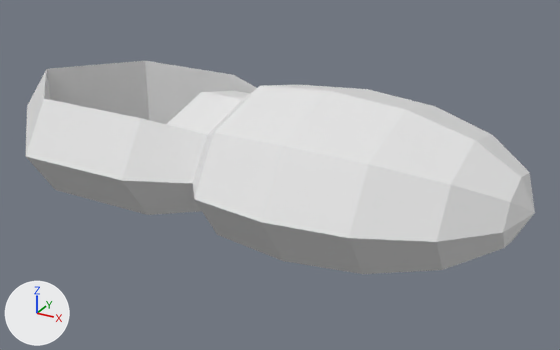
The FBX model Content/Assets/Models/NormalHandle.fbx as it was, and as the next commit left it.
Rendered twice from a 50 mm lens placed at (0.0329, -0.1767, 0.0835), pointed at (-0.066, 0.0032, -0.0064). The axes (+X, +Y, +Z) are drawn at lower left. The lights are the same throughout. Where no turn or scale is listed for an object, it has been applied to the vertices.
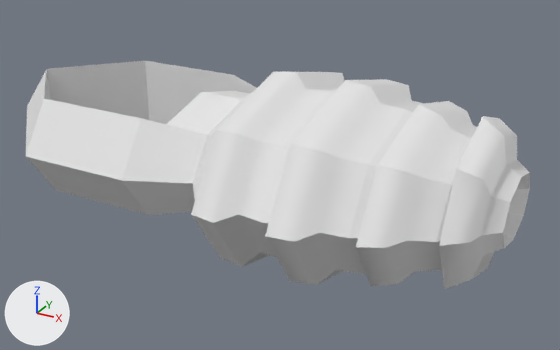
Diff of the bpy script that builds the scene:
```diff
--- a/Content/Assets/Models/NormalHandle.fbx.py
+++ b/Content/Assets/Models/NormalHandle.fbx.py
@@ mat_handle @@
+mat_handle = principled_material('Handle')
+mat_handle.base_color = (0.8, 0.8, 0.8)  # white #e7e7e7
+mat_handle.roughness = 0.553
@@ mat_base @@
+mat_base = principled_material('Base')
+mat_base.base_color = (0.8, 0.8, 0.8)  # white #e7e7e7
+mat_base.roughness = 0.553
@@ me_sphere_001 @@
 # used by ob_sphere; location = (-0.0494, 0.0, 0.0)
-me_sphere_001.from_pydata(...)  # 70 vertices, 74 faces; spans x -0.112..0.055, y -0.036..0.036, z -0.022..0.022
+me_sphere_001.from_pydata(...)  # 198 vertices, 202 faces; spans x -0.112..0.051, y -0.042..0.042, z -0.026..0.026
+# me_sphere_001 part 1
+# 32 faces are deleted
+# 1 vertex moves from x 0.055, y 0.0, z 0.0 to x 0.033, y 0.0, z 0.0
+# 104 vertices are added at x -0.017..0.047, y -0.042..0.036, z -0.026..0.026
+# 8 new vertices lie (0.007, 0.0, 0.0) away from vertices in x -0.021..0.0, y -0.024..0.024, z -0.022..0.022
+# 8 new vertices lie (-0.007, 0.0, 0.0) away from vertices in x 0.0..0.021, y -0.024..0.024, z -0.022..0.022
+# 8 new vertices lie (0.0, 0.012, 0.018) away from vertices in x -0.017..0.011, y -0.042..0.03, z -0.018..0.0
+# 160 new faces join them, mat_base (white #e7e7e7)
+# me_sphere_001 part 2: the surface is now shaded smooth
+me_sphere_001.materials.append(mat_base)  # white #e7e7e7
+me_sphere_001.materials.append(mat_handle)  # white #e7e7e7
```

Boxes [x1, y1, x2, y2] around the edits, measured in the pictures (560 x 350 px):
'Sphere', reshaped (7% taller): before [25, 61, 535, 274]; after [25, 61, 530, 290]
part 1 of me_sphere_001, built on: before [194, 85, 535, 274]; after [191, 71, 530, 290]
